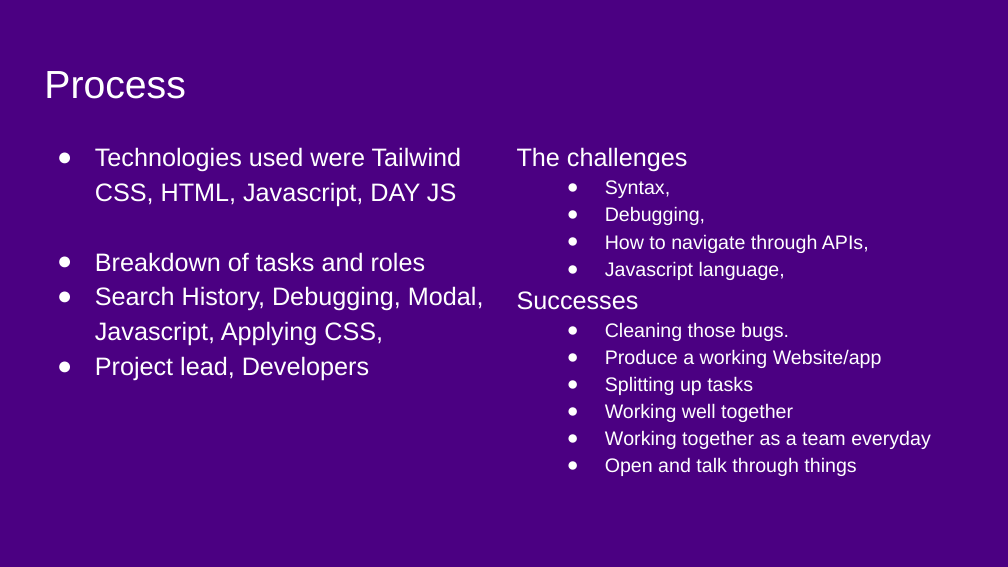
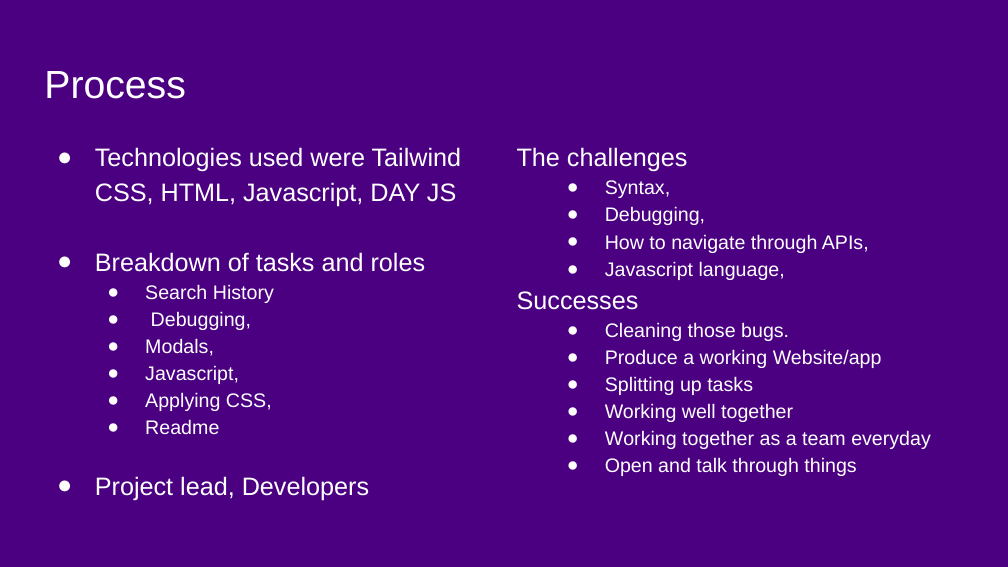
Before and after one commit to breakfireaus/Movie-database, a slide deck: slide 3 of file-storage/Project Presentation.pptx. Drawn at 1008x567 pixels with LibreOffice and Linux fonts; fonts in the diff are those of the drawing. Boxes give left, top, right and bottom in pixels: in the first picture for what was removed or moved away, otherwise in the second. Text is boxed around its words. In the diff, an @@ line names an element or a change of style, - is before the commit and + after.

```diff
--- a/file-storage/Project Presentation.pptx
+++ b/file-storage/Project Presentation.pptx
@@ text at (145, 284, 274, 435): text changed; size 18 to 14 pt @@
-● Search History, Debugging, Modal, Javascript, Applying CSS,
+  ● Search History
+  ● Debugging,
+  ● Modals,
+  ● Javascript,
+  ● Applying CSS,
+  ● Readme
```
Also in this commit, not shown: 2 other files.
